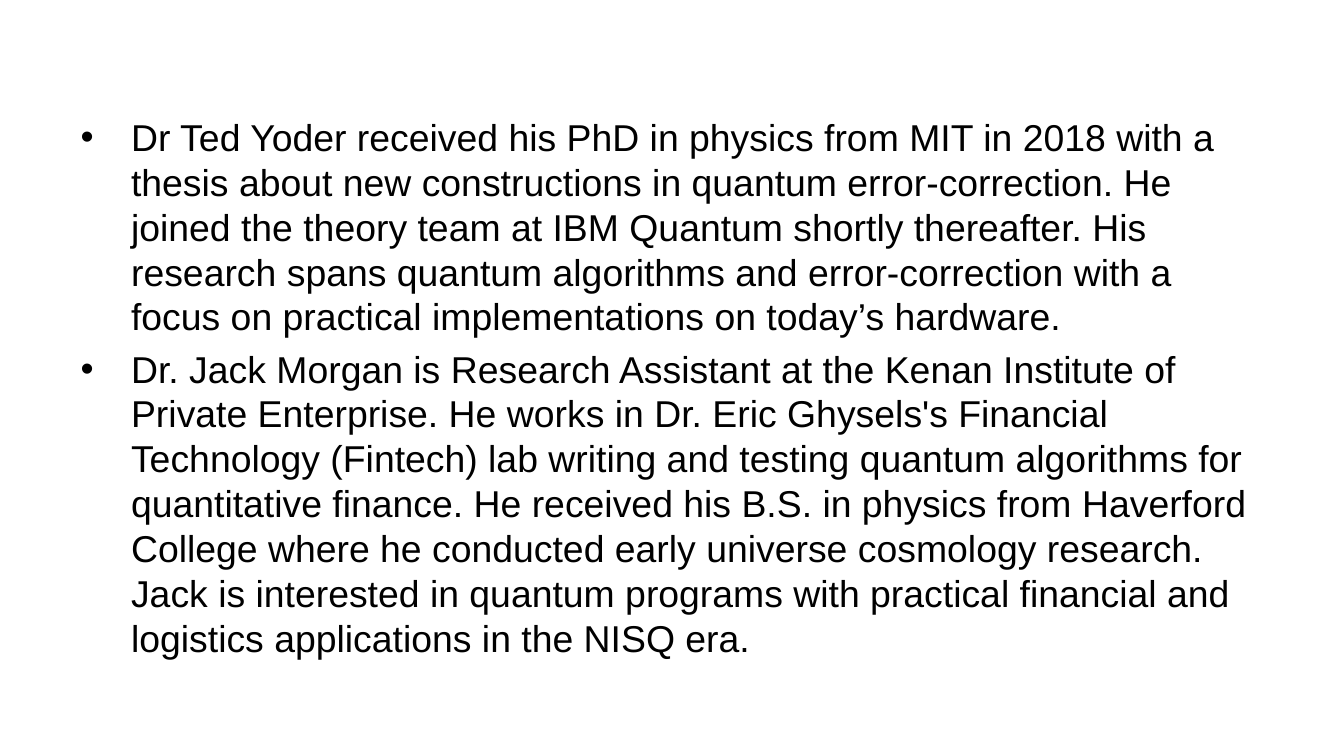
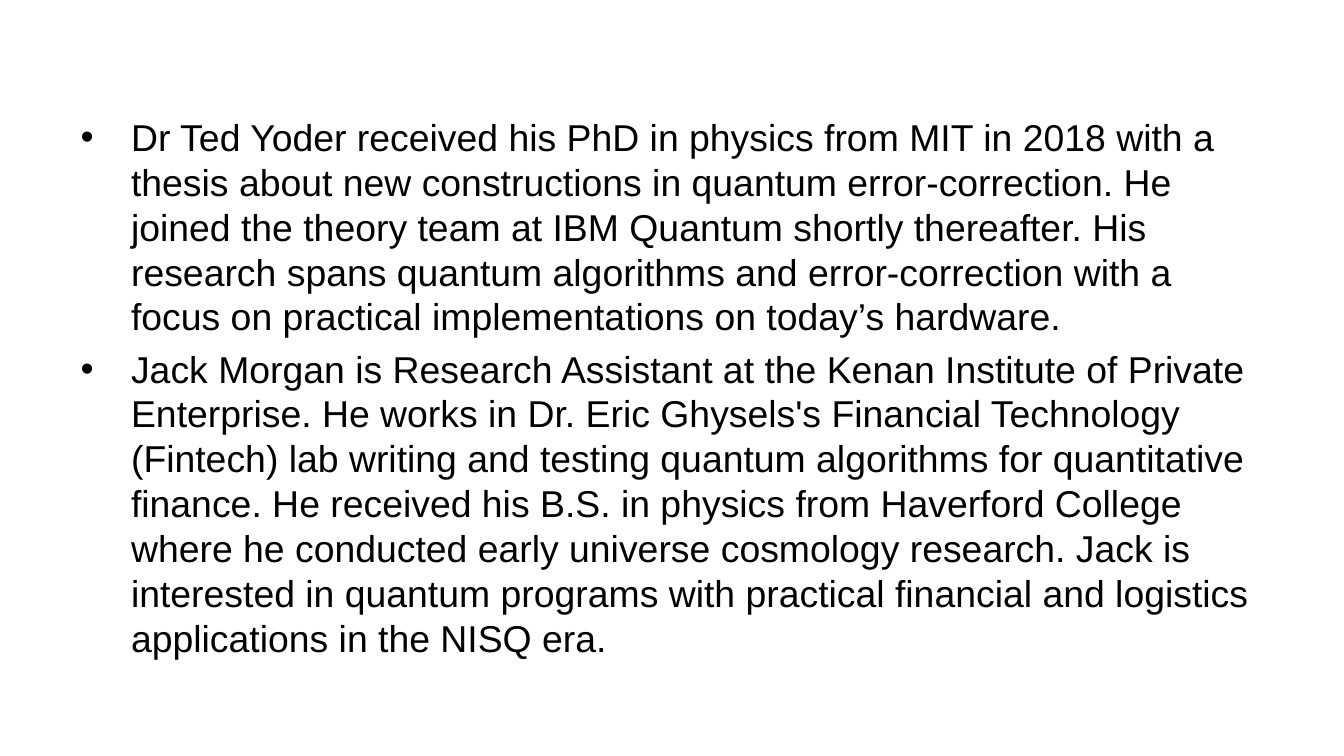
Before and after one commit to Shark-y/QiskitFallFest, a slide deck: slide 8 of materials/QiskitFallFest23.pptx. Drawn at 1344x756 pixels with LibreOffice and Linux fonts; fonts in the diff are those of the drawing; background and template pictures are left out. Boxes give left, top, right and bottom in pixels: in the first picture for what was removed or moved away, otherwise in the second. Text is boxed around its words. In the diff, an @@ line names an element or a change of style, - is before the commit and + after.

```diff
--- a/materials/QiskitFallFest23.pptx
+++ b/materials/QiskitFallFest23.pptx
@@ text at (x1=131, y1=356, x2=1248, y2=659): text changed @@
-• Dr. Jack Morgan is Research Assistant at the Kenan Institute of Private Enterprise. He works in Dr. Eric Ghysels's Financial Technology (Fintech) lab writing and testing quantum algorithms for quantitative finance. He received his B.S. in physics from Haverford College where he conducted early universe cosmology research. Jack is interested in quantum programs with practical financial and logistics applications in the NISQ era.
+• Jack Morgan is Research Assistant at the Kenan Institute of Private Enterprise. He works in Dr. Eric Ghysels's Financial Technology (Fintech) lab writing and testing quantum algorithms for quantitative finance. He received his B.S. in physics from Haverford College where he conducted early universe cosmology research. Jack is interested in quantum programs with practical financial and logistics applications in the NISQ era.
```
Also in this commit, not shown: 1 other slide changed, 1 other file.
